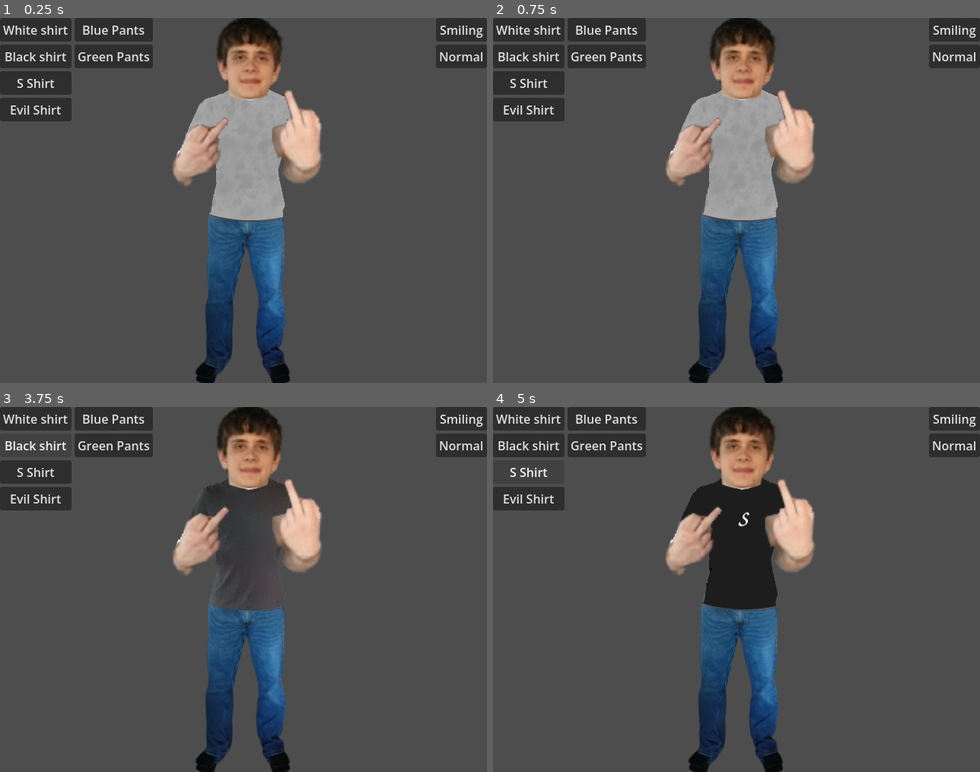
Above: before the commit, frames 1-4 (two rows, left to right).
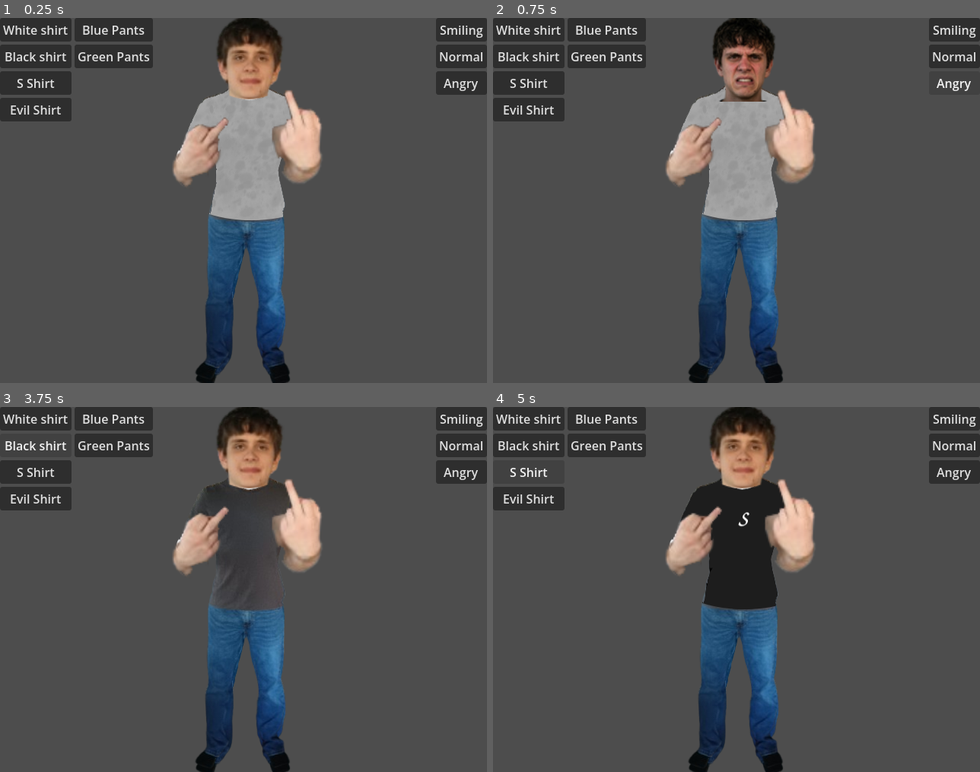
Above: after the commit, the same moments.

Repository: MADOK1/Maddock-Dress-Up
Game: Godot game, scene res://ui.tscn
Same seed, same stepped clock (60 frames per second), same inputs: the game is played once before the commit and once after it.
Inputs (mouse positions are in pixels of both pictures, inside the frame that each line leads up to):
- Up to frame 1 (0.25 s): no input
- Up to frame 2 (0.75 s): click (955, 83) at 0.5 s, where only the run after the commit has a clickable "Angry"
- Up to frame 3 (3.75 s): click "Normal" at 1.25 s; click "Normal" at 2 s; click "White shirt" at 2.75 s; click "Black shirt" at 3.5 s
- Up to frame 4 (5 s): click "S Shirt" at 4.25 s

The runs differ from the first frame. In frame 1, 0.7% of the frame differs, in the area x 89-100%, y 14-22%; in frame 2, 1.7%, in the area x 44-99%, y 0-23%; in frame 3, 0.7%; in frame 4, 0.7%.

Commit message:
edit angry maddock

Diff:
--- a/ui.gd
+++ b/ui.gd
@@ -38,3 +38,7 @@
 
 func _on_normal_pressed() -> void:
 	headsprite.texture = load("res://Heads/Sadh.png")
+
+
+func _on_angry_pressed() -> void:
+	headsprite.texture = load("res://Heads/Angry.png")
--- a/ui.tscn
+++ b/ui.tscn
@@ -74,6 +74,10 @@
 layout_mode = 2
 text = "Normal"
 
+[node name="Angry" type="Button" parent="HBoxContainer2/VBoxContainer" unique_id=1724389284]
+layout_mode = 2
+text = "Angry"
+
 [connection signal="pressed" from="HBoxContainer/VBoxContainer/White Shirt" to="." method="_on_white_shirt_pressed"]
 [connection signal="pressed" from="HBoxContainer/VBoxContainer/Black Shirt" to="." method="_on_black_shirt_pressed"]
 [connection signal="pressed" from="HBoxContainer/VBoxContainer/S shirt" to="." method="_on_s_shirt_pressed"]
@@ -82,3 +86,4 @@
 [connection signal="pressed" from="HBoxContainer/VBoxContainer2/Green Pants" to="." method="_on_green_pants_pressed"]
 [connection signal="pressed" from="HBoxContainer2/VBoxContainer/Smiling" to="." method="_on_smiling_pressed"]
 [connection signal="pressed" from="HBoxContainer2/VBoxContainer/Normal" to="." method="_on_normal_pressed"]
+[connection signal="pressed" from="HBoxContainer2/VBoxContainer/Angry" to="." method="_on_angry_pressed"]
Binary file added: Heads/Angry.png
Not shown, added: Heads/Angry.png.import
